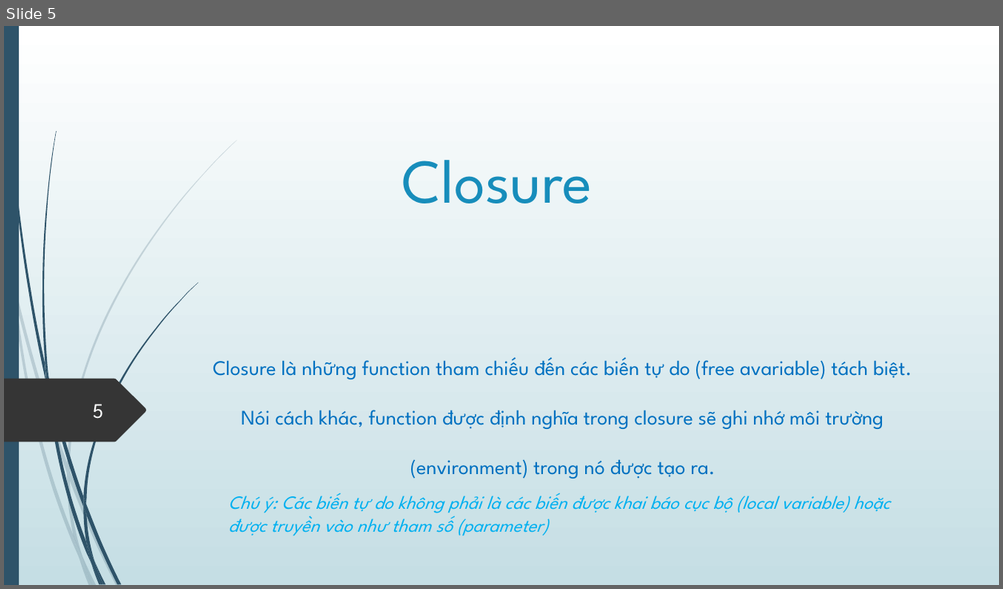
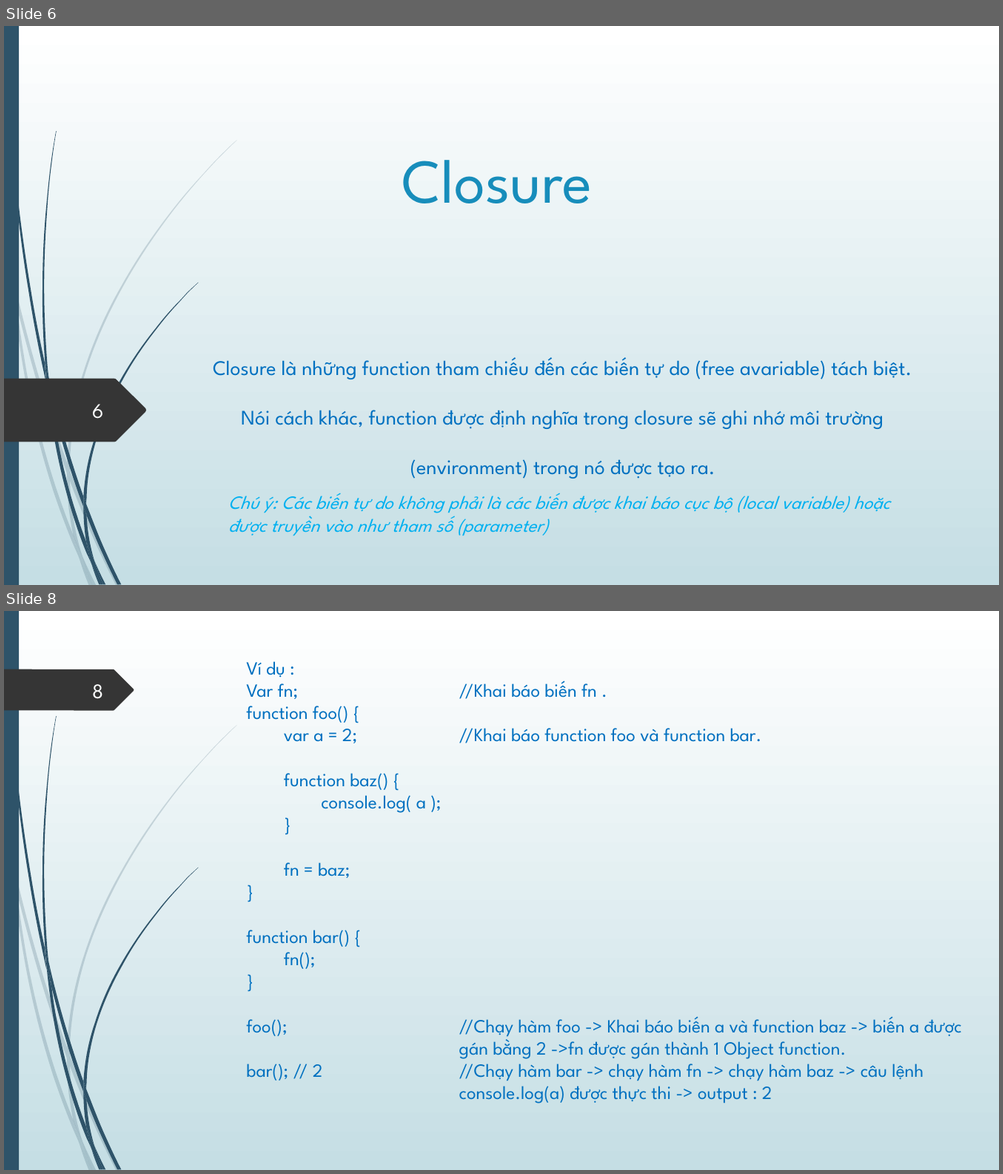
Before and after one commit to lionheartmettle/Bai-Tap-JS-TungNT72-, a slide deck: Slide/TungNT72 Hoisting vs Closure.pptx. Shown one above the other, each under a label of ours: slide 5 before the commit, slides 6 and 8 after it; the slides between them are not shown. The pictures are 1003x589 and 1003x1174 pixels, drawn with LibreOffice and Linux fonts; fonts in the diff are those of the drawing. Boxes give left, top, right and bottom in pixels: in the first picture for what was removed or moved away, otherwise in the second. Text is boxed around its words. In the diff, an @@ line names an element or a change of style, - is before the commit and + after.

```diff
--- a/Slide/TungNT72 Hoisting vs Closure.pptx
+++ b/Slide/TungNT72 Hoisting vs Closure.pptx
@@ slide 8 added at [4,611,999,1170], background gradient #FFFFFF to #C5DEE5; not listed: 23 template elements that a slide beside it also shows @@
@@ freeform shape added at [4,669,134,710], fill #353535 @@
@@ text added at [246,661,426,1081], 18 pt, text #0070C0 @@
+Ví dụ :
+Var fn;
+function foo() {
+var a = 2;
+function baz() {
+console.log( a );
+}
+fn = baz;
+}
+function bar() {
+fn();
+}
+foo();
+bar(); // 2
@@ page number added at [92,684,103,699], 20 pt, text #FEFFFF @@
+8
@@ text added at [459,681,962,1104], 18 pt, text #0070C0 @@
+//Khai báo biến fn .
+//Khai báo function foo và function bar.
+//Chạy hàm foo -> Khai báo biến a và function baz -> biến a được gán bằng 2 ->fn được gán thành 1 Object function.
+//Chạy hàm bar -> chạy hàm fn -> chạy hàm baz -> câu lệnh console.log(a) được thực thi -> output : 2
@@ what was slide 5 is now slide 6 @@
@@ page number at [92,404,103,419]: text changed @@
-5
+6
```
Also in this commit, not shown: 5 slides changed, 3 other slides added, 21 other files.
